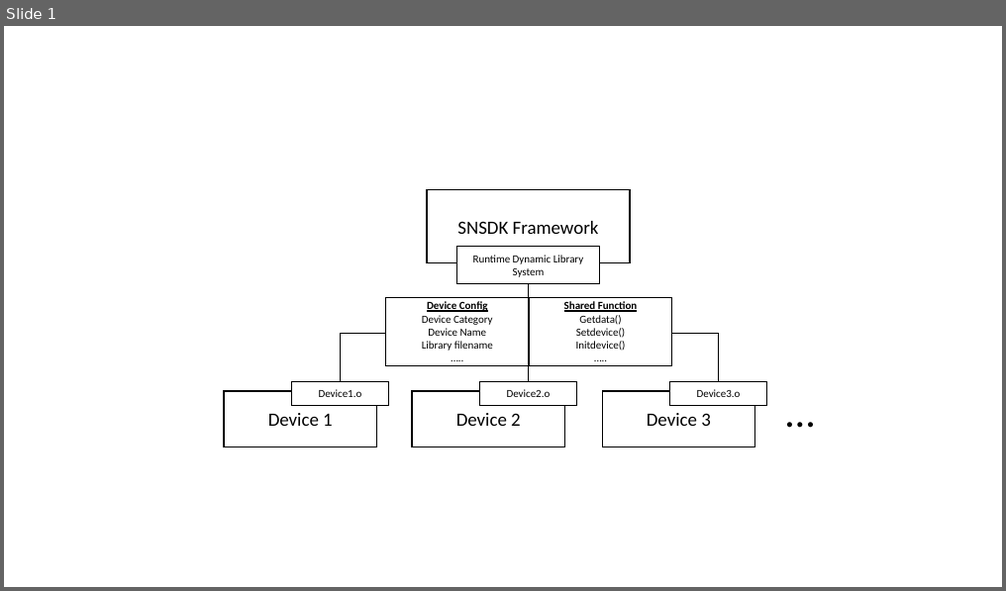
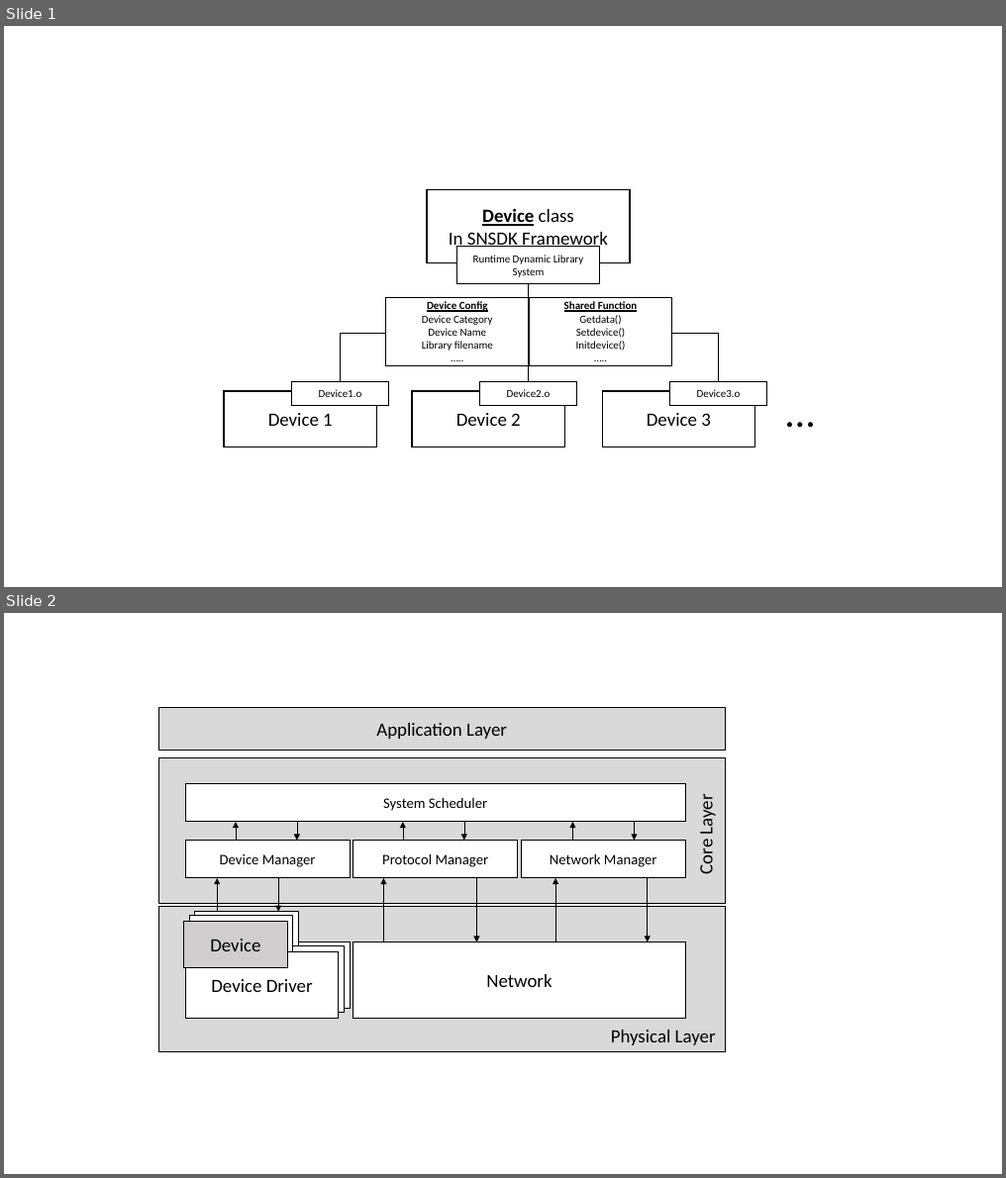
Before and after one commit to soobinjeon/MinT, a slide deck: doc/Drawing.pptx. Shown one above the other, each under a label of ours: slide 1 before the commit, slides 1 and 2 after it. The pictures are 1006x591 and 1006x1178 pixels, drawn with LibreOffice and Linux fonts; fonts in the diff are those of the drawing. Boxes give left, top, right and bottom in pixels: in the first picture for what was removed or moved away, otherwise in the second. Text is boxed around its words. In the diff, an @@ line names an element or a change of style, - is before the commit and + after.

Commit message:
Update v0.1  - set Framework Init Structure

```diff
--- a/doc/Drawing.pptx
+++ b/doc/Drawing.pptx
@@ slide 2 added at [4, 613, 1002, 1174], background #FFFFFF @@
@@ rectangle added at [159, 707, 725, 750], fill #D9D9D9, outline #000000 1 pt, 18 pt, text #000000 @@
+Application Layer
@@ rectangle added at [159, 759, 725, 904], fill #D9D9D9, outline #000000 1 pt @@
@@ rectangle added at [185, 783, 685, 822], fill #FFFFFF, outline #000000 1 pt, 14 pt, text #000000 @@
+System Scheduler
@@ text added at [695, 798, 718, 874], 18 pt, text #000000 @@
+Core Layer
@@ rectangle added at [185, 841, 350, 878], fill #FFFFFF, outline #000000 1 pt, 14 pt, text #000000 @@
+Device Manager
@@ arrow added from (236, 841) to (236, 822), #000000 0.5 pt @@
@@ arrow added from (297, 822) to (297, 841), #000000 0.5 pt @@
@@ rectangle added at [353, 841, 519, 878], fill #FFFFFF, outline #000000 1 pt, 14 pt, text #000000 @@
+Protocol Manager
@@ arrow added from (403, 841) to (403, 822), #000000 0.5 pt @@
@@ arrow added from (464, 822) to (464, 841), #000000 0.5 pt @@
@@ rectangle added at [522, 841, 686, 878], fill #FFFFFF, outline #000000 1 pt, 14 pt, text #000000 @@
+Network Manager
@@ arrow added from (573, 841) to (573, 822), #000000 0.5 pt @@
@@ arrow added from (635, 822) to (635, 841), #000000 0.5 pt @@
@@ arrow added from (218, 912) to (218, 878), #000000 0.5 pt @@
@@ arrow added from (279, 878) to (279, 912), #000000 0.5 pt @@
@@ arrow added from (383, 943) to (383, 878), #000000 0.5 pt @@
@@ arrow added from (477, 878) to (477, 943), #000000 0.5 pt @@
@@ arrow added from (555, 943) to (555, 878), #000000 0.5 pt @@
@@ arrow added from (648, 878) to (648, 943), #000000 0.5 pt @@
@@ rectangle added at [159, 907, 725, 1053], fill #D9D9D9, outline #000000 1 pt @@
@@ rectangle added at [183, 922, 288, 967], fill #D0CECE, outline #000000 1 pt, 18 pt, text #000000 @@
+Device
@@ rectangle added at [190, 916, 294, 962], fill #FFFFFF, outline #000000 1 pt, 18 pt, text #000000 @@
+Device
@@ rectangle added at [195, 912, 299, 959], fill #FFFFFF, outline #000000 1 pt, 18 pt, text #000000 @@
+Device
@@ rectangle added at [185, 953, 339, 1019], fill #FFFFFF, outline #000000 1 pt, 18 pt, text #000000 @@
+Device Driver
@@ rectangle added at [191, 947, 345, 1014], fill #FFFFFF, outline #000000 1 pt, 18 pt, text #000000 @@
+Device Driver
@@ rectangle added at [196, 943, 350, 1009], fill #FFFFFF, outline #000000 1 pt, 18 pt, text #000000 @@
+Device Driver
@@ rectangle added at [353, 943, 686, 1018], fill #FFFFFF, outline #000000 1 pt, 18 pt, text #000000 @@
+Network
@@ text added at [611, 1030, 716, 1046], 18 pt, text #000000 @@
+Physical Layer
@@ slide 1 changed as well @@
@@ text in rectangle at [449, 208, 608, 251]: text changed @@
-SNSDK Framework
+Device class
+In SNSDK Framework
```
Also in this commit, not shown: 11 other files.
